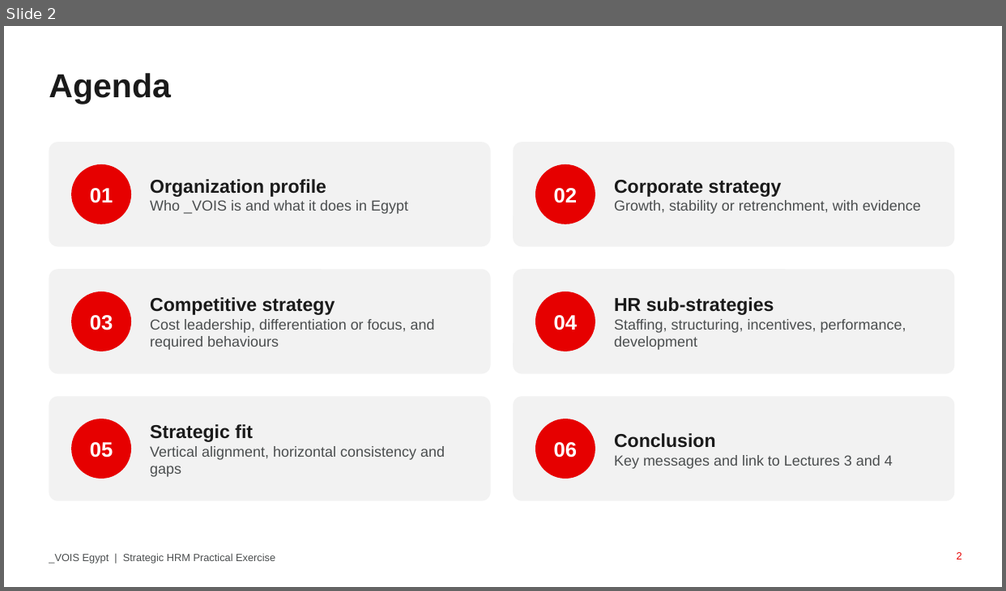
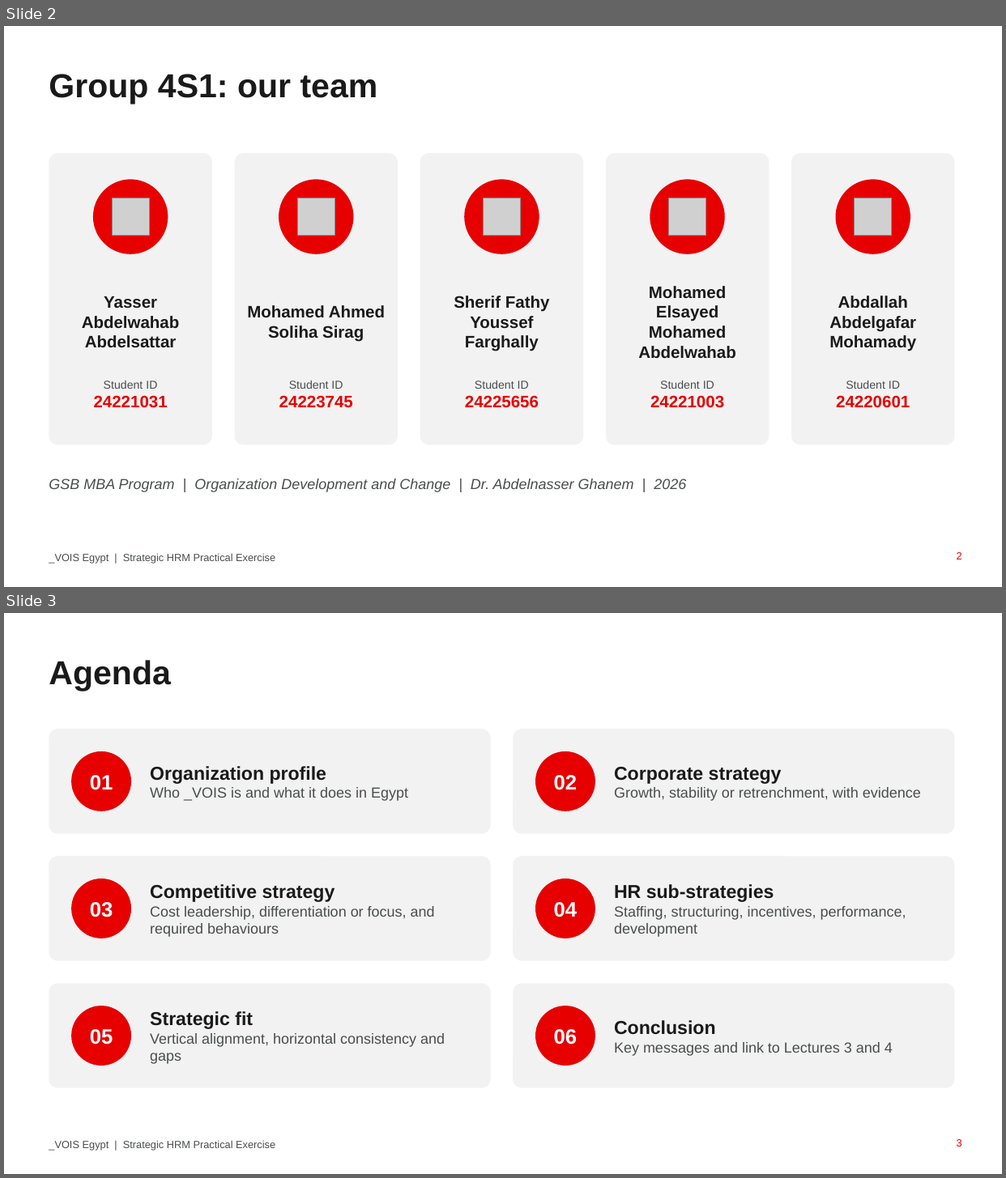
Before and after one commit to sheriffathyyousseffarghally-pixel/lolos-farm-privacy, a slide deck: VOIS_Strategy_Sherif_24225656.pptx. Shown one above the other, each under a label of ours: slide 2 before the commit, slides 2 and 3 after it. The pictures are 1006x591 and 1006x1178 pixels, drawn with LibreOffice and Linux fonts; fonts in the diff are those of the drawing; grey boxes stand for pictures. Boxes give left, top, right and bottom in pixels: in the first picture for what was removed or moved away, otherwise in the second. Text is boxed around its words. In the diff, an @@ line names an element or a change of style, - is before the commit and + after.

```diff
--- a/VOIS_Strategy_Sherif_24225656.pptx
+++ b/VOIS_Strategy_Sherif_24225656.pptx
@@ slide 2 added at box(4, 26, 1002, 587), background #FFFFFF; not listed: 1 template element that a slide beside it also shows @@
@@ title added at box(49, 74, 378, 104), 32 pt, text #1A1A1A, bold @@
+Group 4S1: our team
@@ rounded rectangle added at box(49, 153, 212, 446), fill #F2F2F2 @@
@@ rounded rectangle added at box(235, 153, 398, 446), fill #F2F2F2 @@
@@ rounded rectangle added at box(420, 153, 583, 446), fill #F2F2F2 @@
@@ rounded rectangle added at box(606, 153, 769, 446), fill #F2F2F2 @@
@@ rounded rectangle added at box(791, 153, 955, 446), fill #F2F2F2 @@
@@ ellipse added at box(93, 179, 168, 254), fill #E60000 @@
@@ ellipse added at box(279, 179, 354, 254), fill #E60000 @@
@@ ellipse added at box(464, 179, 539, 254), fill #E60000 @@
@@ ellipse added at box(650, 179, 725, 254), fill #E60000 @@
@@ ellipse added at box(836, 179, 910, 254), fill #E60000 @@
@@ picture added at box(112, 199, 149, 236) @@
@@ picture added at box(297, 199, 335, 236) @@
@@ picture added at box(484, 199, 521, 236) @@
@@ picture added at box(669, 199, 706, 236) @@
@@ picture added at box(854, 199, 892, 236) @@
@@ text added at box(638, 286, 735, 358), 16 pt, text #1A1A1A, bold @@
+Mohamed Elsayed Mohamed Abdelwahab
@@ text added at box(82, 297, 179, 348), 16 pt, text #1A1A1A, bold @@
+Yasser Abdelwahab Abdelsattar
@@ text added at box(247, 305, 385, 342), 16 pt, text #1A1A1A, bold @@
+Mohamed Ahmed Soliha Sirag
@@ text added at box(454, 296, 550, 352), 16 pt, text #1A1A1A, bold @@
+Sherif Fathy Youssef Farghally
@@ text added at box(829, 296, 916, 352), 16 pt, text #1A1A1A, bold @@
+Abdallah Abdelgafar Mohamady
@@ text added at box(94, 381, 168, 408), 11 pt, text #4A4D4E @@
+Student ID
+24221031
@@ text added at box(279, 381, 353, 408), 11 pt, text #4A4D4E @@
+Student ID
+24223745
@@ text added at box(465, 381, 539, 408), 11 pt, text #4A4D4E @@
+Student ID
+24225656
@@ text added at box(650, 381, 724, 408), 11 pt, text #4A4D4E @@
+Student ID
+24221003
@@ text added at box(836, 381, 910, 408), 11 pt, text #4A4D4E @@
+Student ID
+24220601
@@ text added at box(49, 479, 686, 493), 14 pt, text #4A4D4E, italic @@
+GSB MBA Program | Organization Development and Change | Dr. Abdelnasser Ghanem | 2026
@@ page number added at box(957, 552, 962, 560), 10 pt, text #E60000 @@
+2
@@ what was slide 2 is now slide 3 @@
@@ page number at box(957, 1139, 962, 1147): text changed @@
-2
+3
```
Also in this commit, not shown: 1 slide changed.
